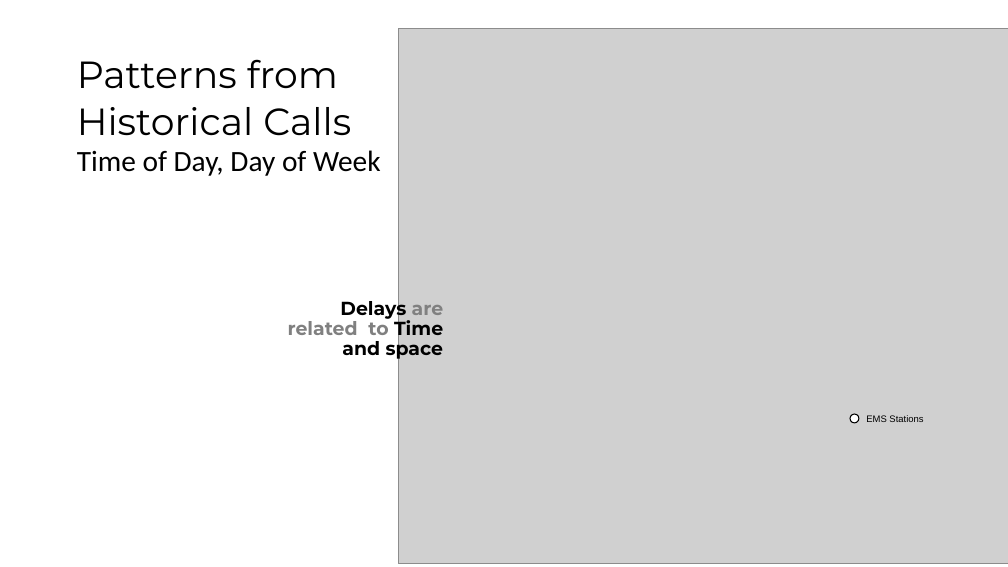
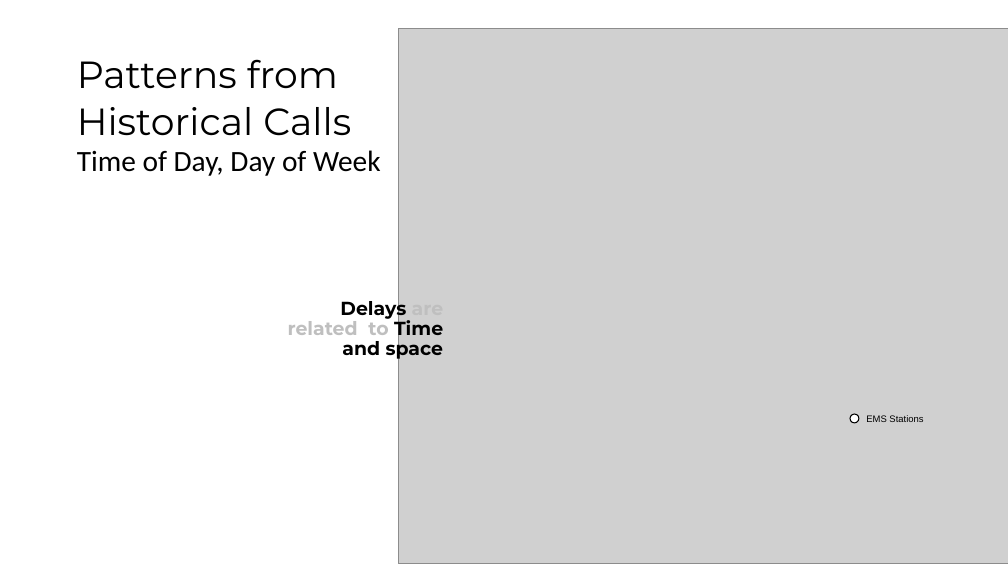
Before and after one commit to seungleedavidpark/Predicting-EMS-calls-Response-Time-in-Virginia-Beach, a slide deck: slide 9 of Presentation/PechaKucha Presentation.pptx (slide 8 before the commit). Drawn at 1008x567 pixels with LibreOffice and Linux fonts; fonts in the diff are those of the drawing; grey boxes stand for pictures. Boxes give left, top, right and bottom in pixels: in the first picture for what was removed or moved away, otherwise in the second. Text is boxed around its words. In the diff, an @@ line names an element or a change of style, - is before the commit and + after.

```diff
--- a/Presentation/PechaKucha Presentation.pptx
+++ b/Presentation/PechaKucha Presentation.pptx
@@ text "Delays are related to Time ..." at bbox=[288, 296, 444, 361]: text colour #808080 to #BFBFBF in "are related to" @@
```
Also in this commit, not shown: 5 other slides changed, 1 slide added, 1 slide removed, 1 other file.
